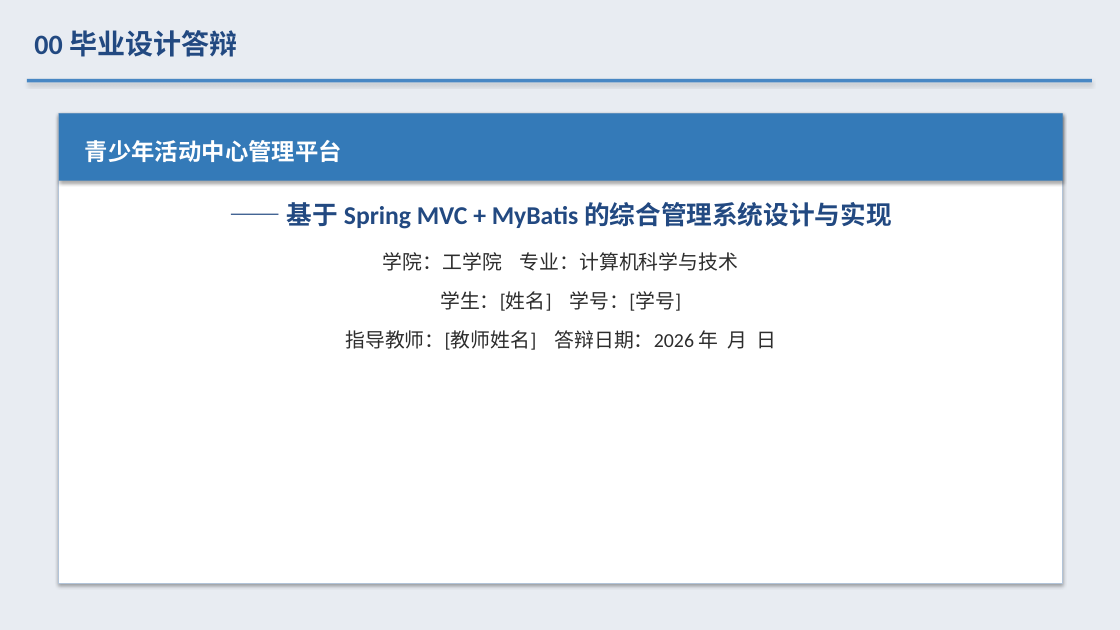
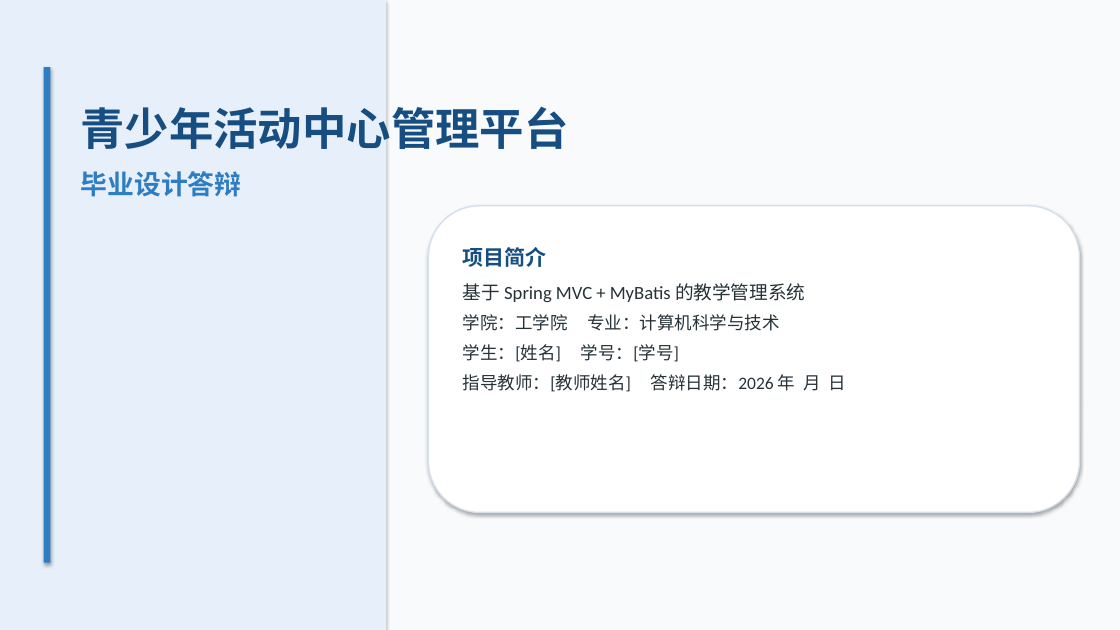
Before and after one commit to cxkqq/Student_Exam, a slide deck: slide 1 of defense_ppt.pptx. Drawn at 1120x630 pixels with LibreOffice and Linux fonts; fonts in the diff are those of the drawing. Boxes give left, top, right and bottom in pixels: in the first picture for what was removed or moved away, otherwise in the second. Text is boxed around its words. In the diff, an @@ line names an element or a change of style, - is before the commit and + after.

```diff
--- a/defense_ppt.pptx
+++ b/defense_ppt.pptx
@@ rectangle at <box>0,0,1120,630</box>: fill #E8ECF2 to #F8FAFC @@
@@ rectangle added at <box>0,0,386,630</box>, fill #E7F0FA @@
@@ text removed at <box>34,30,237,57</box> @@
-00 毕业设计答辩
@@ rectangle removed at <box>27,79,1092,82</box> @@
@@ rectangle added at <box>44,67,50,563</box>, fill #2E7DC2 @@
@@ text "青少年活动中心管理平台": place and size @@
-text "青少年活动中心管理平台" at <box>85,140,342,162</box>
+text "青少年活动中心管理平台" at <box>81,107,569,197</box>
@@ rectangle removed at <box>59,113,1063,584</box> @@
@@ rectangle removed at <box>59,113,1063,181</box> @@
@@ text at <box>81,107,569,149</box>: size 20 to 38 pt, text colour #FFFFFF to #174E81 in "青少年活动中心管理平台"; line spacing 1.25 to 1.2 @@
@@ text at <box>81,171,242,197</box>: paragraph added @@
+毕业设计答辩
@@ rounded rectangle added at <box>429,206,1080,513</box>, fill #FFFFFF, outline #D6E0EC 1.2 pt @@
@@ text "项目简介": place and size @@
-text "项目简介" at <box>287,202,891,350</box>
+text "项目简介" at <box>463,247,845,392</box>
@@ text at <box>463,247,805,302</box>: text changed; size 22 to 16 pt; text colour #224981 to #263238; bold off @@
-—— 基于 Spring MVC + MyBatis 的综合管理系统设计与实现
+项目简介
+基于 Spring MVC + MyBatis 的教学管理系统
@@ text at <box>463,314,845,392</box>: size 17 to 15 pt, text colour #2D2D2D to #263238 in "学院：工学院 专业：计算机科学与技术", "学生：[姓名] 学号：[学号]", "指导教师：[教师姓名] 答辩日期：2026 年 月 日"; alignment centre to left; line spacing 1.25 to 1.2; less space between paragraphs @@
```
Also in this commit, not shown: 5 other slides changed, 12 slides added, 9 slides removed.
